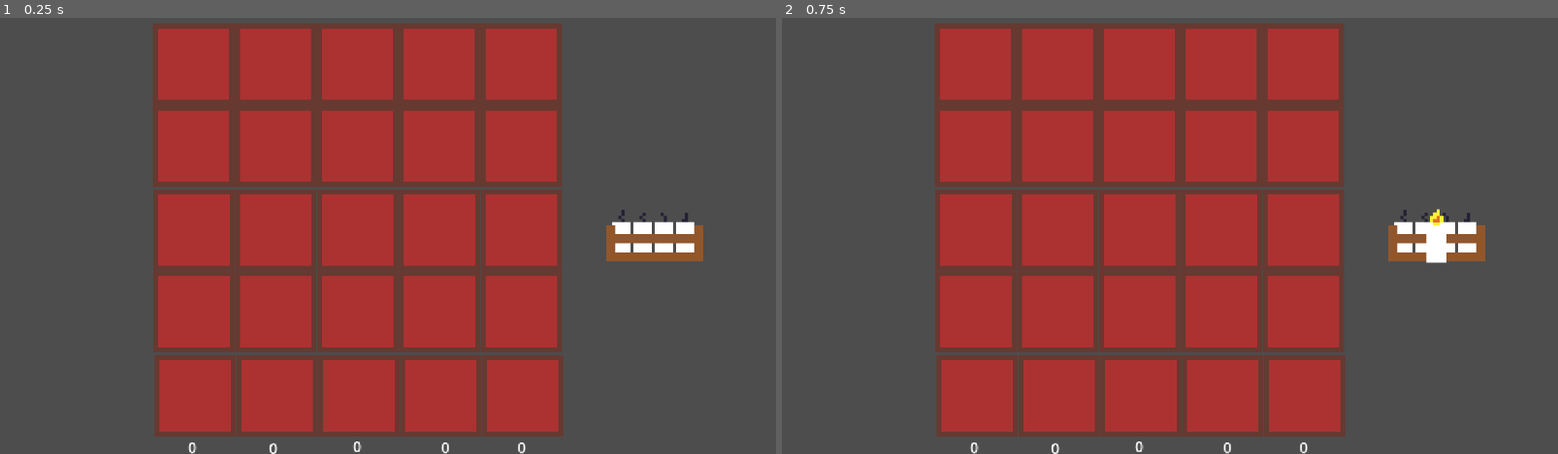
Above: before the commit, frames 1-2 (left to right).
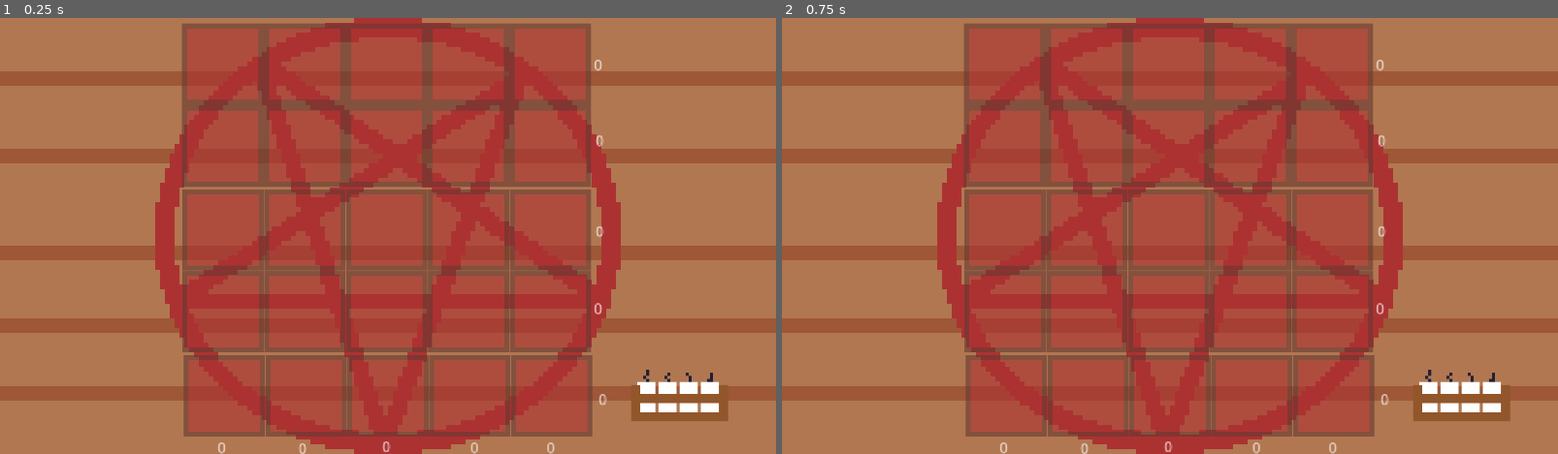
Above: after the commit, the same moments.

Repository: adrientremblay/ld55
Game: Godot game, scene res://scenes/main.tscn
Same seed, same stepped clock (60 frames per second), same inputs: the game is played once before the commit and once after it.
Inputs (mouse positions are in pixels of both pictures, inside the frame that each line leads up to):
- Up to frame 1 (0.25 s): no input
- Up to frame 2 (0.75 s): tap Enter at 0.5 s; move the mouse to (1433, 236) at 0.52 s; press the mouse at (1433, 236) at 0.53 s

The runs differ from the first frame. In frame 1, 86% of the frame differs, in the area x 0-100%, y 0-100%; in frame 2, 86%.

Commit message:
Added row labels

Diff:
--- a/scenes/altar.gd
+++ b/scenes/altar.gd
@@ -2,15 +2,18 @@
 
 var platform_matrix = []
 var col_labels = []
+var row_labels = []
 
 # Called when the node enters the scene tree for the first time.
 func _ready() -> void:
 	populate_platform_matrix()
 	populate_col_labels()
+	populate_row_labels()
 
 # Called every frame. 'delta' is the elapsed time since the previous frame.
 func _process(delta: float) -> void:
 	update_col_labels() # TODO: optimization (only run this when offerrings are placed
+	update_row_labels()
 
 func populate_platform_matrix():
 	for i in range(5):
@@ -29,6 +32,12 @@
 		var col_label = get_node("y" + str(col_number))
 		col_labels.append(col_label)
 
+func populate_row_labels():
+	for i in range(5):
+		var row_number = i+1
+		var row_label = get_node("x" + str(row_number))
+		row_labels.append(row_label)
+
 func update_col_labels():
 	for col in range(5):
 		var col_count = 0;
@@ -40,3 +49,15 @@
 
 		var label = col_labels[col]
 		label.text = str(col_count)
+
+func update_row_labels():
+	for row in range(5):
+		var row_count = 0;
+
+		for platform_i in range(5):
+			var platform = platform_matrix[row][platform_i]
+			if (platform.placed_offering != null):
+				row_count+=1;
+
+		var label = row_labels[row]
+		label.text = str(row_count)
--- a/scenes/altar.tscn
+++ b/scenes/altar.tscn
@@ -126,3 +126,43 @@
 text = "number"
 horizontal_alignment = 1
 vertical_alignment = 1
+
+[node name="x1" type="Label" parent="."]
+offset_left = 453.333
+offset_top = 34.0
+offset_right = 515.333
+offset_bottom = 57.0
+text = "number"
+vertical_alignment = 1
+
+[node name="x2" type="Label" parent="."]
+offset_left = 454.667
+offset_top = 116.667
+offset_right = 516.667
+offset_bottom = 139.667
+text = "number"
+vertical_alignment = 1
+
+[node name="x3" type="Label" parent="."]
+offset_left = 455.333
+offset_top = 217.333
+offset_right = 517.333
+offset_bottom = 240.333
+text = "number"
+vertical_alignment = 1
+
+[node name="x4" type="Label" parent="."]
+offset_left = 452.667
+offset_top = 302.0
+offset_right = 514.667
+offset_bottom = 325.0
+text = "number"
+vertical_alignment = 1
+
+[node name="x5" type="Label" parent="."]
+offset_left = 458.0
+offset_top = 402.0
+offset_right = 520.0
+offset_bottom = 425.0
+text = "number"
+vertical_alignment = 1
--- a/scenes/main.tscn
+++ b/scenes/main.tscn
@@ -1,16 +1,24 @@
-[gd_scene load_steps=4 format=3 uid="uid://dft06i0o7a16r"]
+[gd_scene load_steps=5 format=3 uid="uid://dft06i0o7a16r"]
 
 [ext_resource type="Script" path="res://scenes/main.gd" id="1_p50c6"]
 [ext_resource type="PackedScene" uid="uid://cy3mptasstq5l" path="res://scenes/altar.tscn" id="2_64s2l"]
 [ext_resource type="PackedScene" uid="uid://dbnxiup0a0586" path="res://scenes/offering_spawner.tscn" id="3_r0mkk"]
+[ext_resource type="Texture2D" uid="uid://b2pi2pwbsw77p" path="res://assets/images/table.png" id="4_6om3k"]
 
 [node name="Main" type="Node2D"]
 script = ExtResource("1_p50c6")
 
 [node name="Altar" parent="." instance=ExtResource("2_64s2l")]
-position = Vector2(252, 9)
+modulate = Color(1, 1, 1, 0.611765)
+position = Vector2(300, 9)
 
 [node name="ObjectSpawner" parent="." instance=ExtResource("3_r0mkk")]
-position = Vector2(1080, 322)
+position = Vector2(1121, 586)
+
+[node name="TextureRect" type="TextureRect" parent="."]
+z_index = -2
+offset_right = 1280.0
+offset_bottom = 720.0
+texture = ExtResource("4_6om3k")
 
 [connection signal="spawn_object" from="ObjectSpawner" to="." method="_on_object_spawner_spawn_object"]
Binary file changed: assets/images/table.aseprite
Binary file added: assets/images/table.png
Not shown, added: assets/images/table.png.import
